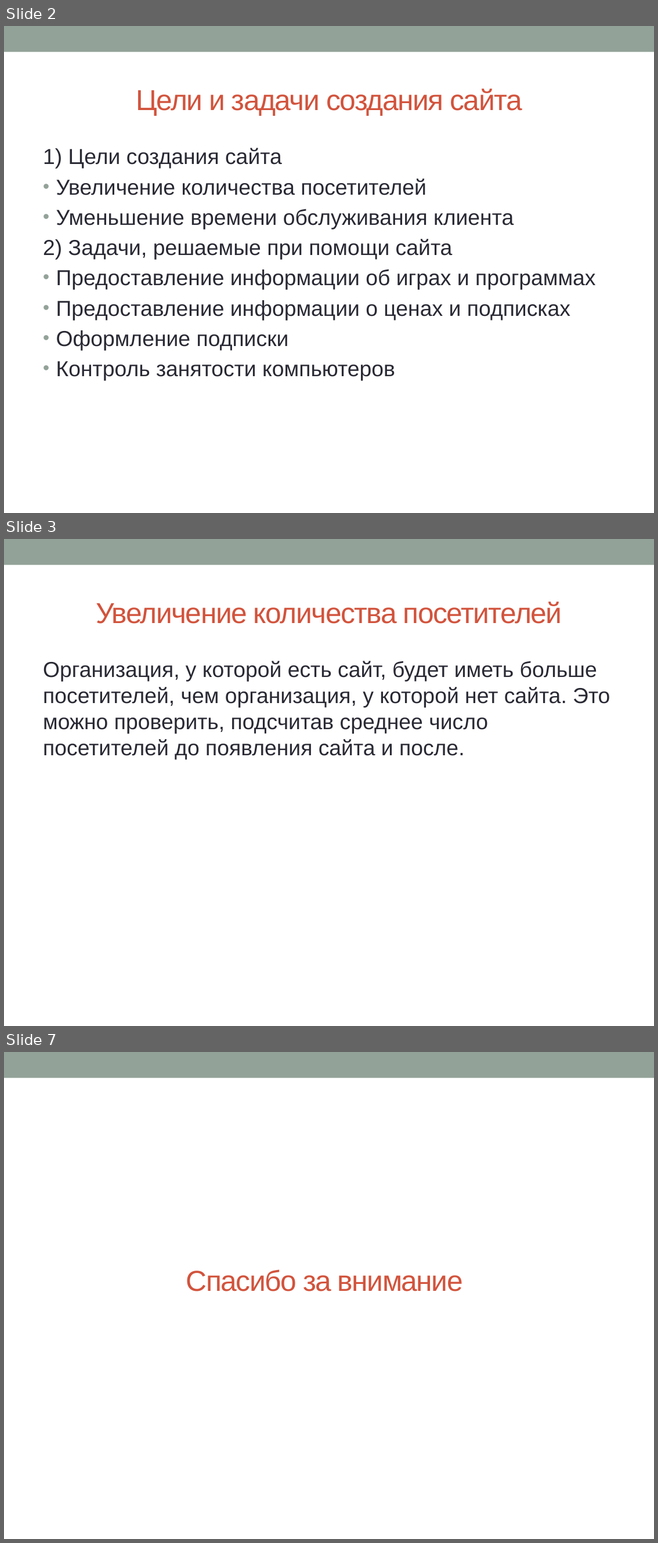
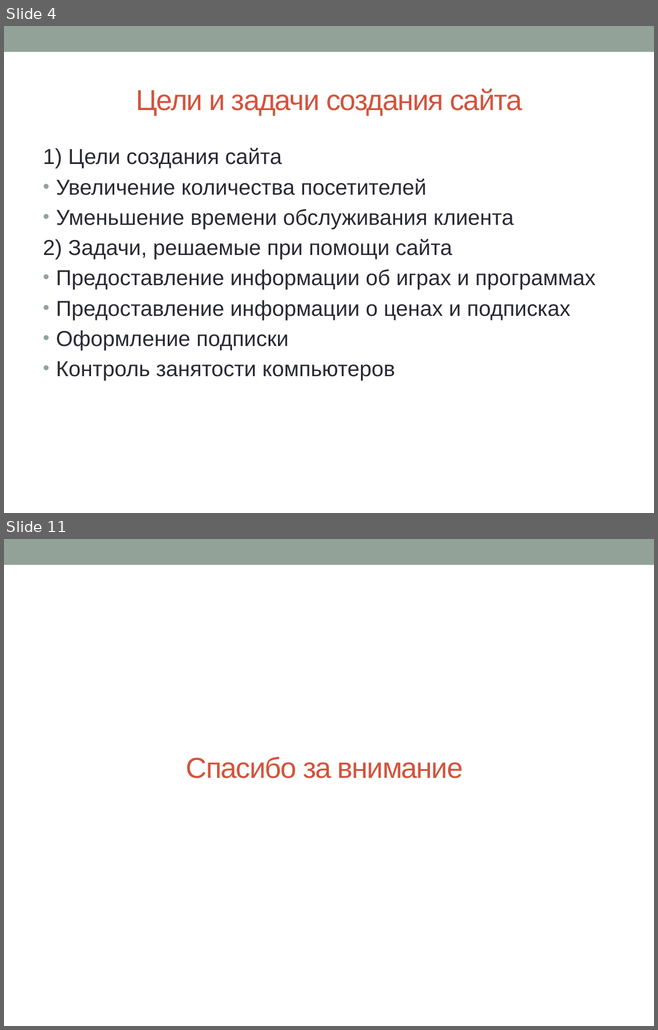
Before and after one commit to sergienkoaleksandr/-, a slide deck: Документы/Презентация.pptx. Shown one above the other, each under a label of ours: slides 2, 3 and 7 before the commit, slides 4 and 11 after it; the slides between them are not shown. The pictures are 658x1543 and 658x1030 pixels, drawn with LibreOffice and Linux fonts; fonts in the diff are those of the drawing. Boxes give left, top, right and bottom in pixels: in the first picture for what was removed or moved away, otherwise in the second. Text is boxed around its words. In the diff, an @@ line names an element or a change of style, - is before the commit and + after.

```diff
--- a/Документы/Презентация.pptx
+++ b/Документы/Презентация.pptx
@@ slide 3 removed at [4,539,654,1026], background #FFFFFF; not listed: 1 template element that a slide beside it also shows @@
@@ title removed at [96,602,562,624] @@
-Увеличение количества посетителей
@@ text removed at [43,661,610,760] @@
-Организация, у которой есть сайт, будет иметь больше посетителей, чем организация, у которой нет сайта. Это можно проверить, подсчитав среднее число посетителей до появления сайта и после.
@@ what was slide 2 is now slide 4 @@
@@ what was slide 7 is now slide 11 @@
```
Also in this commit, not shown: 8 slides added, 3 other slides removed.
